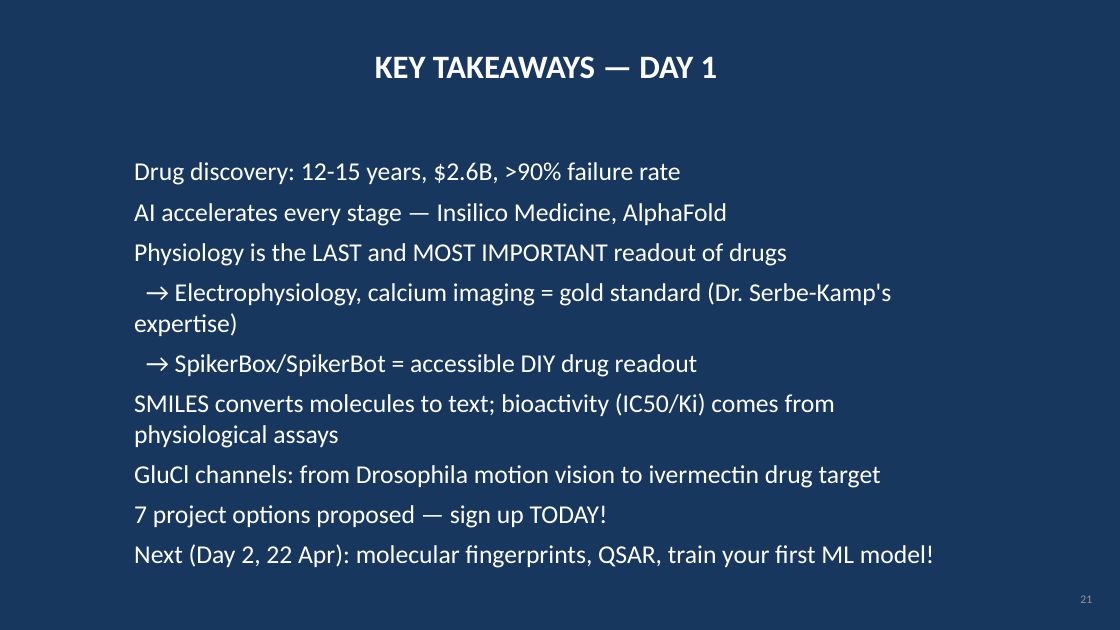
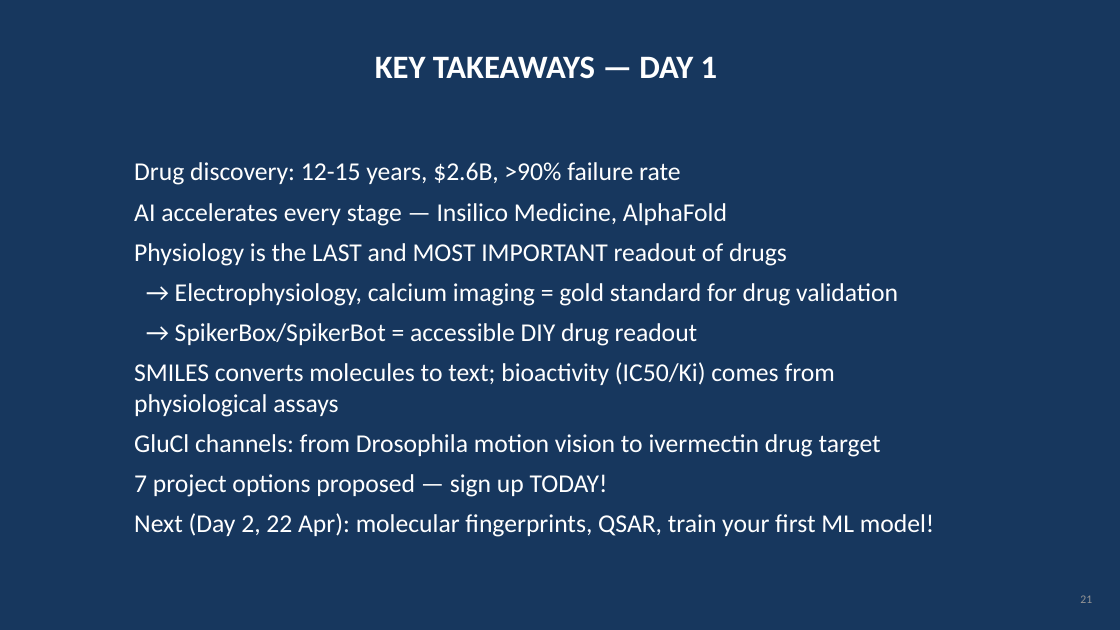
Before and after one commit to officialprateekmethwani-coder/AI-Drug-Discovery, a slide deck: slide 21 of day1_introduction/slides.pptx. Drawn at 1120x630 pixels with LibreOffice and Linux fonts; fonts in the diff are those of the drawing. Boxes give left, top, right and bottom in pixels: in the first picture for what was removed or moved away, otherwise in the second. Text is boxed around its words. In the diff, an @@ line names an element or a change of style, - is before the commit and + after.

```diff
--- a/day1_introduction/slides.pptx
+++ b/day1_introduction/slides.pptx
@@ text at (175, 283, 898, 306): text changed @@
-→ Electrophysiology, calcium imaging = gold standard (Dr. Serbe-Kamp's expertise)
+→ Electrophysiology, calcium imaging = gold standard for drug validation
```
Also in this commit, not shown: 4 other slides changed, 5 other files.
